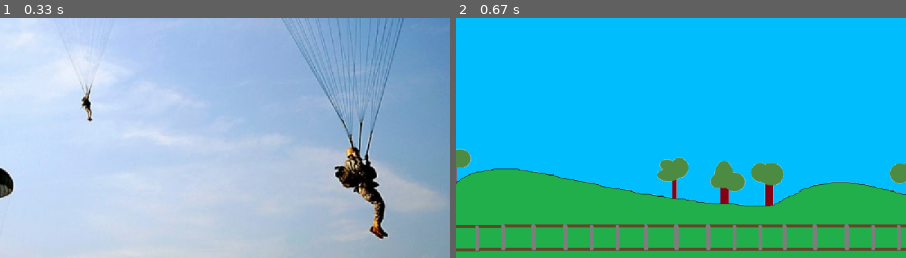
Above: before the commit, frames 1-2 (left to right).
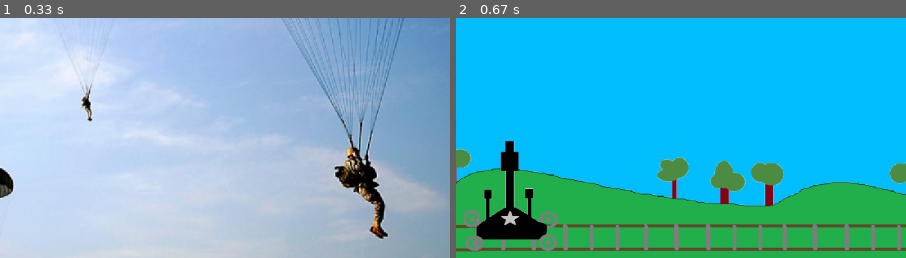
Above: after the commit, the same moments.

Repository: Mesh-DimASS/PygameProjectMMD
Game: pygame game, started from main.py
The game is run twice, just before and just after one commit, with the same random seed, the same clock (stepped at 60 frames per second) and the same inputs.
Inputs (mouse positions are % of the whole screen's width and height, from its top left):
- Up to frame 1 (0.33 s): no input
- Up to frame 2 (0.67 s): click (50, 50) at 0.38 s
The pictures show only the part of the screen within x 47-97%, y 50-100%; the shares and areas given below are measured in that part.

Frame 1 is identical in both runs. In frame 2, 3.3% of the frame differs, in the area x 1-23%, y 51-98%.

Commit message:
Added 1version of gun with modified PNGs

Diff:
--- a/main.py
+++ b/main.py
@@ -72,6 +72,20 @@
             self.rect.y = 0
 
 
+class Gun(pygame.sprite.Sprite):
+    image = load_image("gun.png", -1)
+
+    def __init__(self):
+        super().__init__(all_sprites)
+        self.rect = self.image.get_rect()
+        self.rect.x = 720
+        self.rect.y = 600
+        self.image = Gun.image
+
+    def update(self):
+        pass
+
+
 class Parachutist(pygame.sprite.Sprite):
     image = load_image("parach.png", -1)
 
@@ -130,6 +144,7 @@
 clock = pygame.time.Clock()
 fps = 60
 start_screen()
+Gun()
 Airplane()
 while running:
     for event in pygame.event.get():
